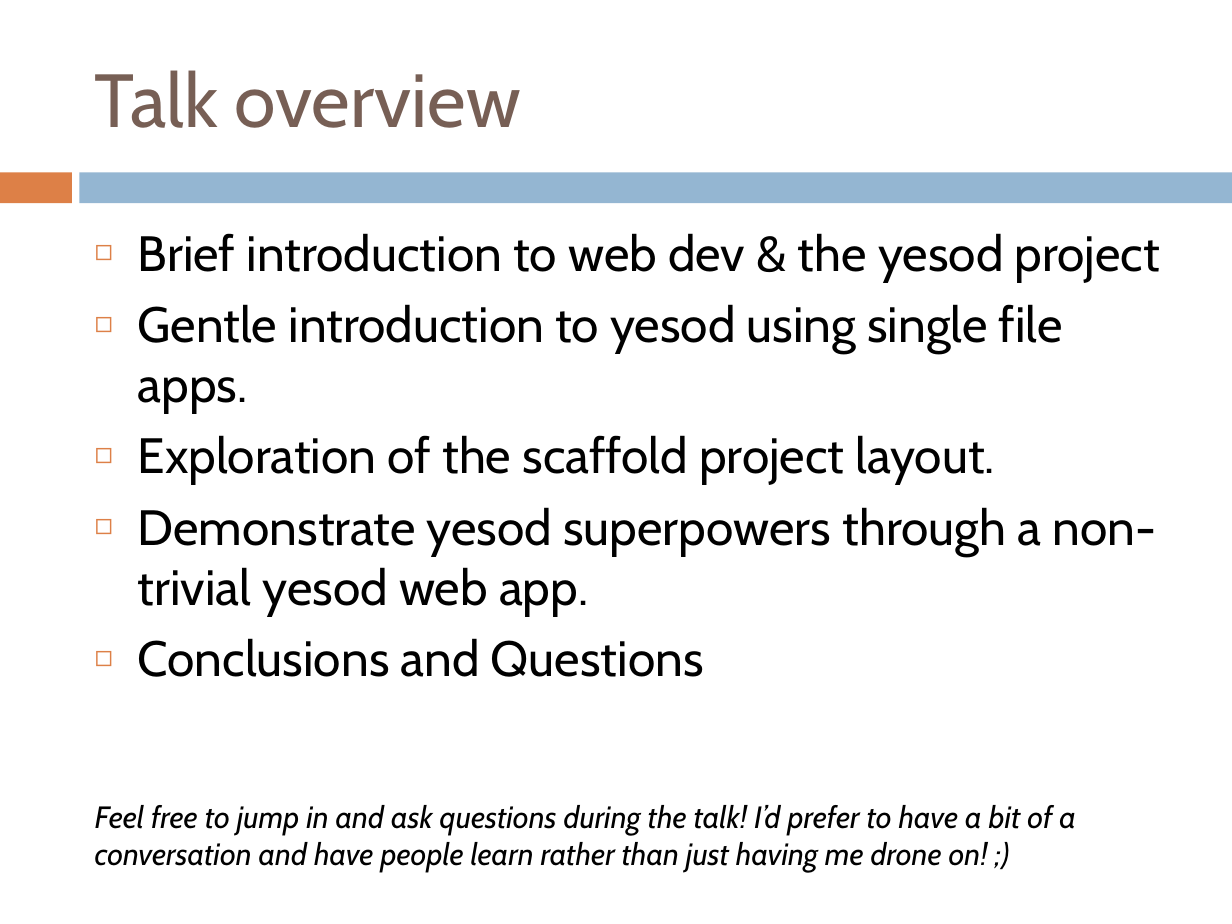
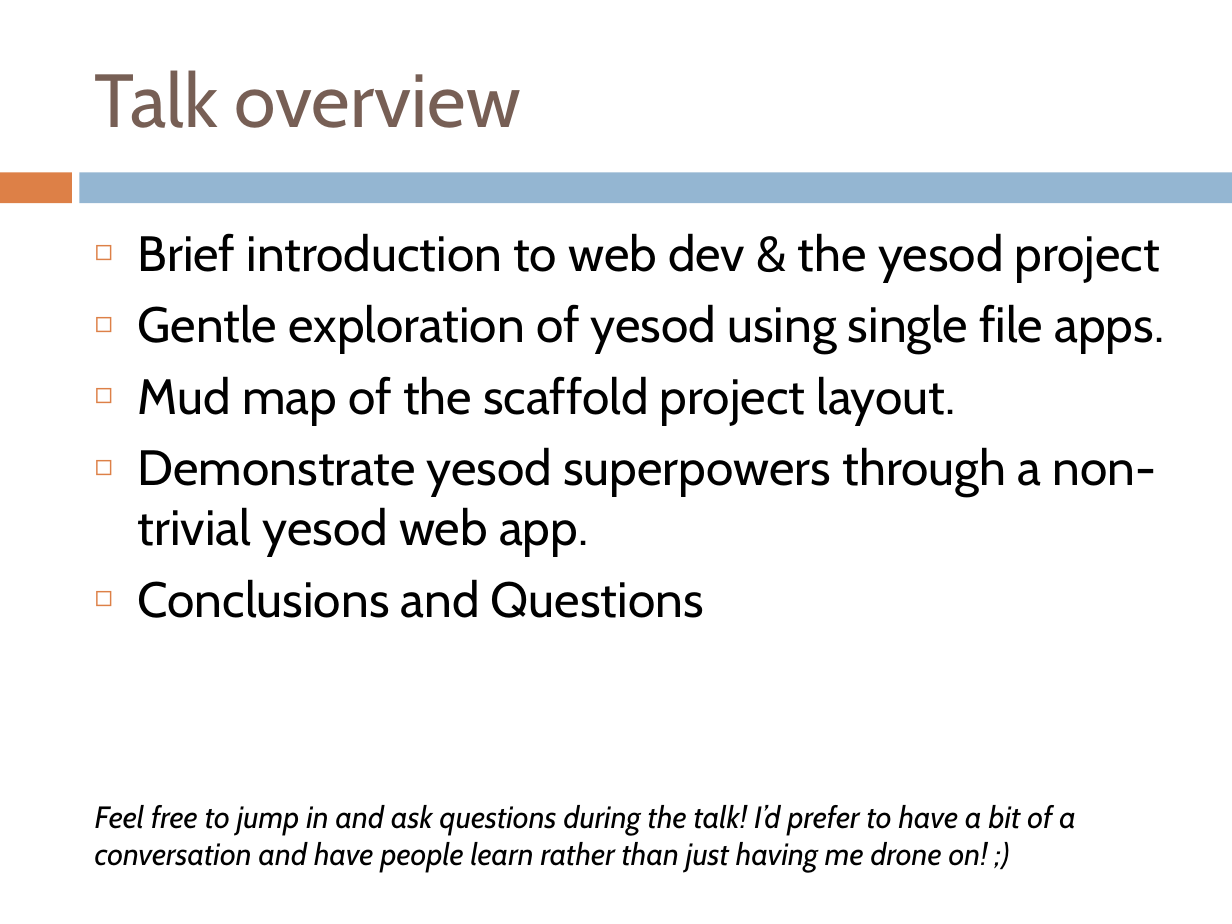
Before and after one commit to benkolera/talk-yesod, a slide deck: slide 2 of TypeSafeWebDevWithYesodAndHaskell.pptx. Drawn at 1232x924 pixels with LibreOffice and Linux fonts; fonts in the diff are those of the drawing. Boxes give left, top, right and bottom in pixels: in the first picture for what was removed or moved away, otherwise in the second. Text is boxed around its words. In the diff, an @@ line names an element or a change of style, - is before the commit and + after.

```diff
--- a/TypeSafeWebDevWithYesodAndHaskell.pptx
+++ b/TypeSafeWebDevWithYesodAndHaskell.pptx
@@ text at [138, 304, 1164, 424]: text changed @@
-◻ Gentle introduction to yesod using single file apps.
-◻ Exploration of the scaffold project layout.
+◻ Gentle exploration of yesod using single file apps.
+◻ Mud map of the scaffold project layout.
```
Also in this commit, not shown: 2 other slides changed, 12 slides added, 3 other files.
